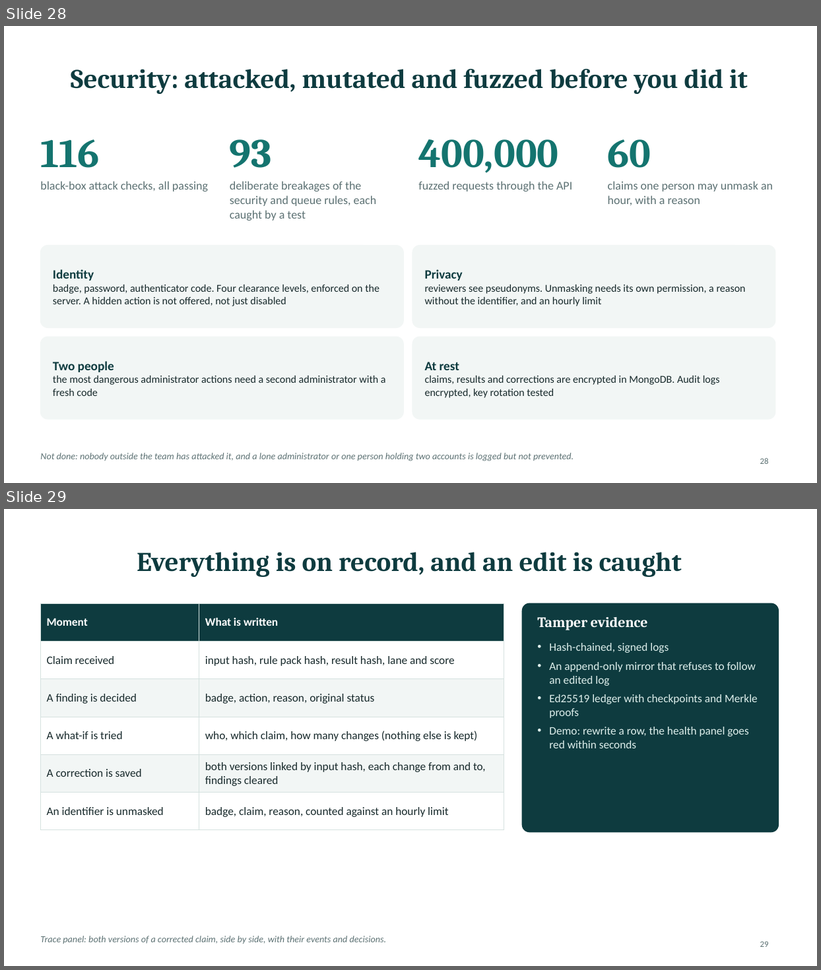
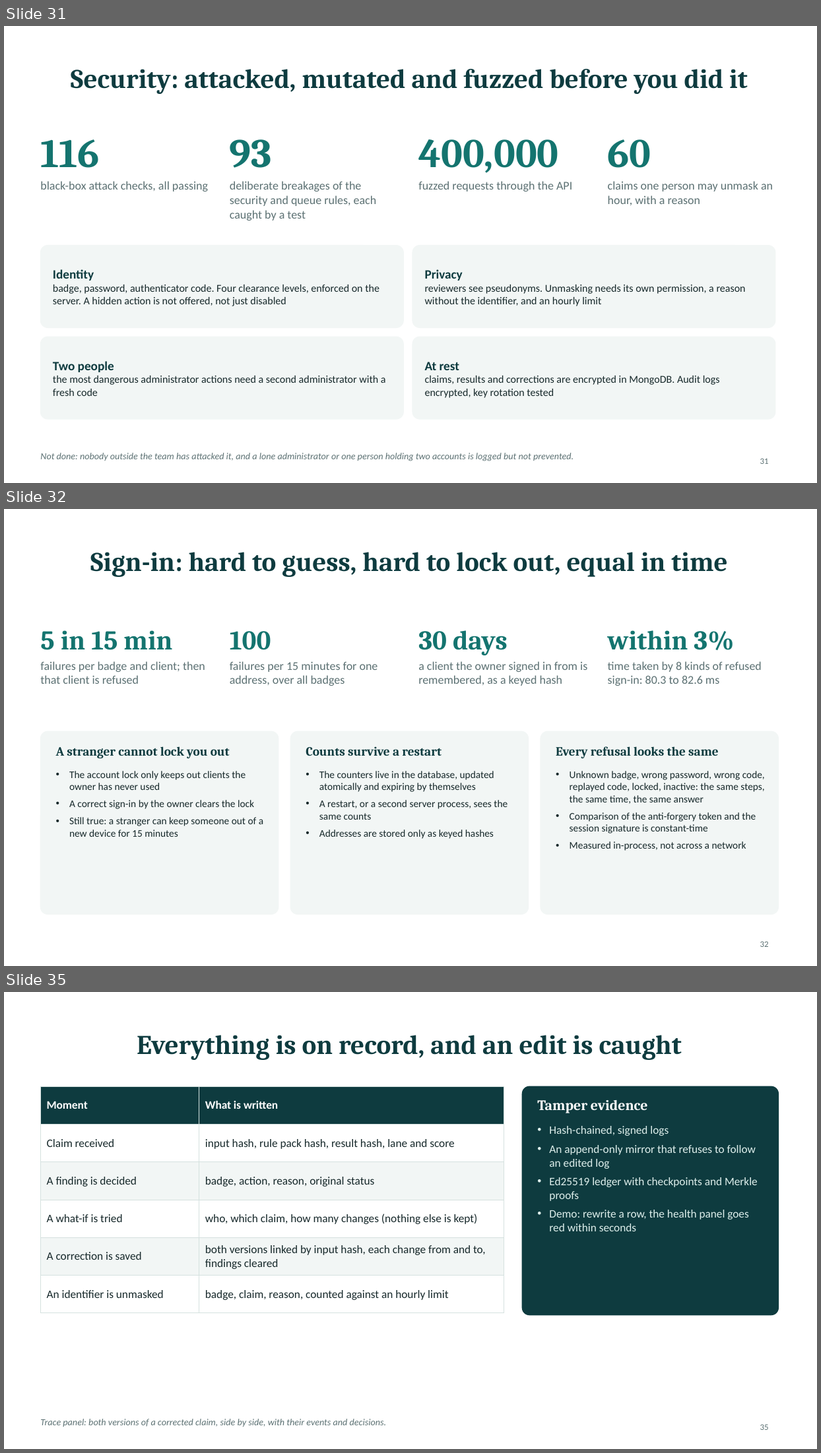
Before and after one commit to PublisherX02/Claim_Guard, a slide deck: docs/presentation/ClaimGuard_Mentor_Session.pptx. Shown one above the other, each under a label of ours: slides 28 and 29 before the commit, slides 31, 32 and 35 after it; the slides between them are not shown. The pictures are 821x970 and 821x1453 pixels, drawn with LibreOffice and Linux fonts; fonts in the diff are those of the drawing. Boxes give left, top, right and bottom in pixels: in the first picture for what was removed or moved away, otherwise in the second. Text is boxed around its words. In the diff, an @@ line names an element or a change of style, - is before the commit and + after.

```diff
--- a/docs/presentation/ClaimGuard_Mentor_Session.pptx
+++ b/docs/presentation/ClaimGuard_Mentor_Session.pptx
@@ slide 32 added at [4,509,817,966], background #FFFFFF @@
@@ title added at [90,552,727,577], 32 pt, text #0E3B3F, bold @@
+Sign-in: hard to guess, hard to lock out, equal in time
@@ text added at [40,630,172,650], 32 pt, text #14746F, bold @@
+5 in 15 min
@@ text added at [230,631,271,650], 32 pt, text #14746F, bold @@
+100
@@ text added at [418,630,508,656], 32 pt, text #14746F, bold @@
+30 days
@@ text added at [608,630,734,650], 32 pt, text #14746F, bold @@
+within 3%
@@ text added at [40,661,205,684], 14 pt, text #5C7173 @@
+failures per badge and client; then that client is refused
@@ text added at [230,661,378,686], 14 pt, text #5C7173 @@
+failures per 15 minutes for one address, over all badges
@@ text added at [418,661,587,686], 14 pt, text #5C7173 @@
+a client the owner signed in from is remembered, as a keyed hash
@@ text added at [608,661,762,686], 14 pt, text #5C7173 @@
+time taken by 8 kinds of refused sign-in: 80.3 to 82.6 ms
@@ rounded rectangle added at [40,731,279,915], fill #F2F6F5, outline #F2F6F5 1 pt @@
@@ rounded rectangle added at [290,731,529,915], fill #F2F6F5, outline #F2F6F5 1 pt @@
@@ rounded rectangle added at [541,731,779,915], fill #F2F6F5, outline #F2F6F5 1 pt @@
@@ text added at [56,747,230,759], 15 pt, text #0E3B3F, bold @@
+A stranger cannot lock you out
@@ text added at [306,747,442,756], 15 pt, text #0E3B3F, bold @@
+Counts survive a restart
@@ text added at [556,747,719,759], 15 pt, text #0E3B3F, bold @@
+Every refusal looks the same
@@ text added at [69,771,263,837], 12 pt, text #17292B @@
+• The account lock only keeps out clients the owner has never used
+• A correct sign-in by the owner clears the lock
+• Still true: a stranger can keep someone out of a new device for 15 minutes
@@ text added at [319,771,508,839], 12 pt, text #17292B @@
+• The counters live in the database, updated atomically and expiring by themselves
+• A restart, or a second server process, sees the same counts
+• Addresses are stored only as keyed hashes
@@ text added at [570,771,765,851], 12 pt, text #17292B @@
+• Unknown badge, wrong password, wrong code, replayed code, locked, inactive: the same steps, the same time, the same answer
+• Comparison of the anti-forgery token and the session signature is constant-time
+• Measured in-process, not across a network
@@ page number added at [760,941,769,947], 10 pt, text #5C7173 @@
+32
@@ what was slide 28 is now slide 31 @@
@@ page number at [760,458,769,464]: text changed @@
-28
+31
@@ what was slide 29 is now slide 35 @@
@@ page number at [760,1424,769,1430]: text changed @@
-29
+35
```
Also in this commit, not shown: 2 slides changed, 5 other slides added, 2 other files.
